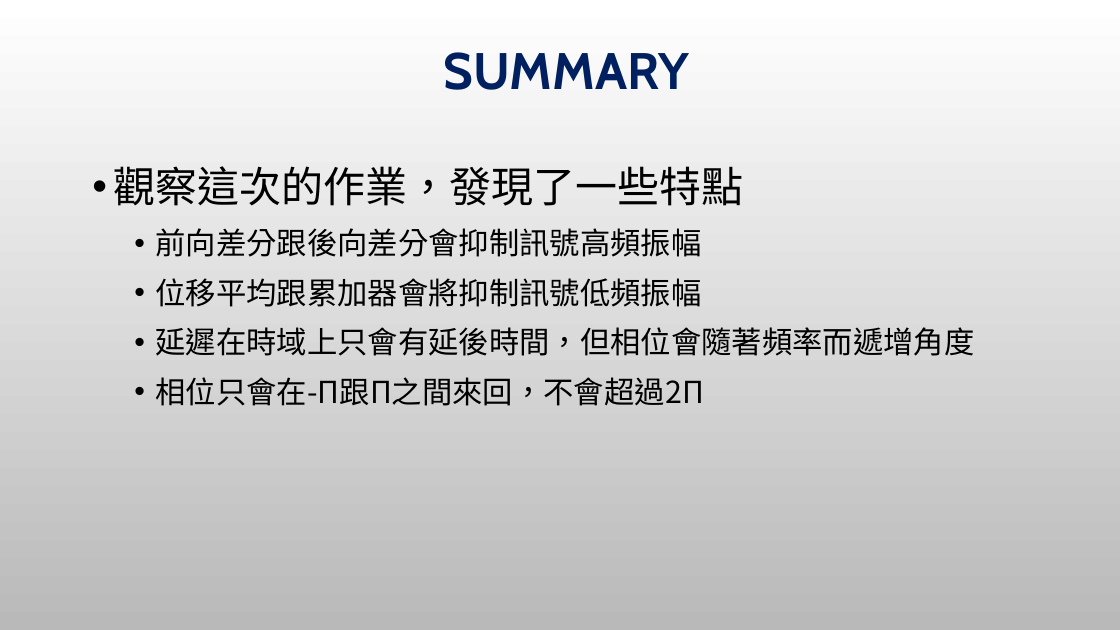
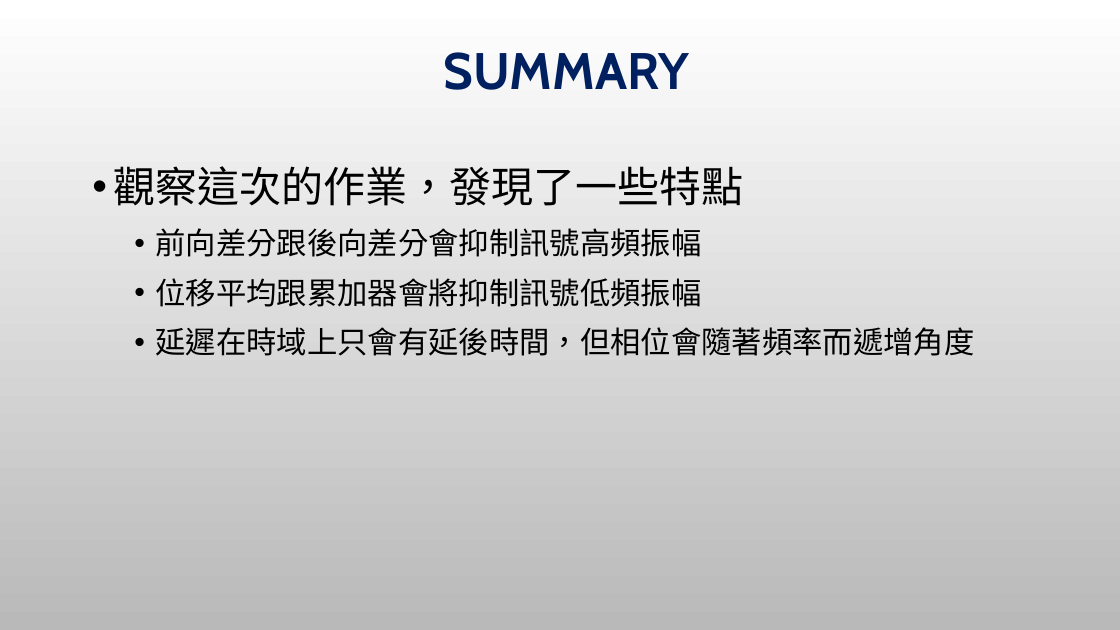
Before and after one commit to t106360145/DSP_HW2, a slide deck: slide 15 of HW2.pptx. Drawn at 1120x630 pixels with LibreOffice and Linux fonts; fonts in the diff are those of the drawing; background and template pictures are left out. Boxes give left, top, right and bottom in pixels: in the first picture for what was removed or moved away, otherwise in the second. Text is boxed around its words. In the diff, an @@ line names an element or a change of style, - is before the commit and + after.

```diff
--- a/HW2.pptx
+++ b/HW2.pptx
@@ text at (x1=155, y1=377, x2=704, y2=406): paragraph removed @@
-  • 相位只會在-Π跟Π之間來回，不會超過2Π
```
Also in this commit, not shown: 2 other slides changed, 5 other files.
